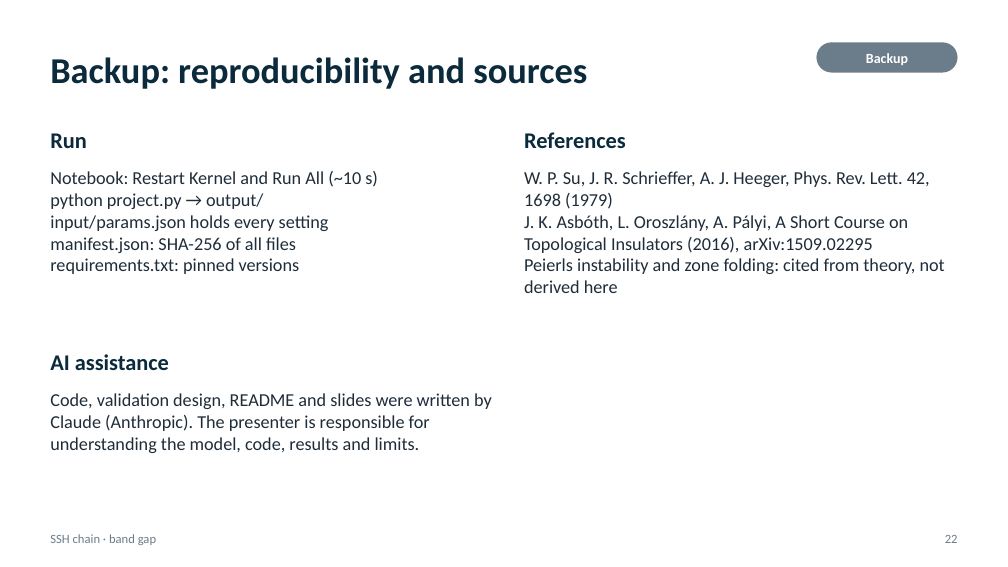
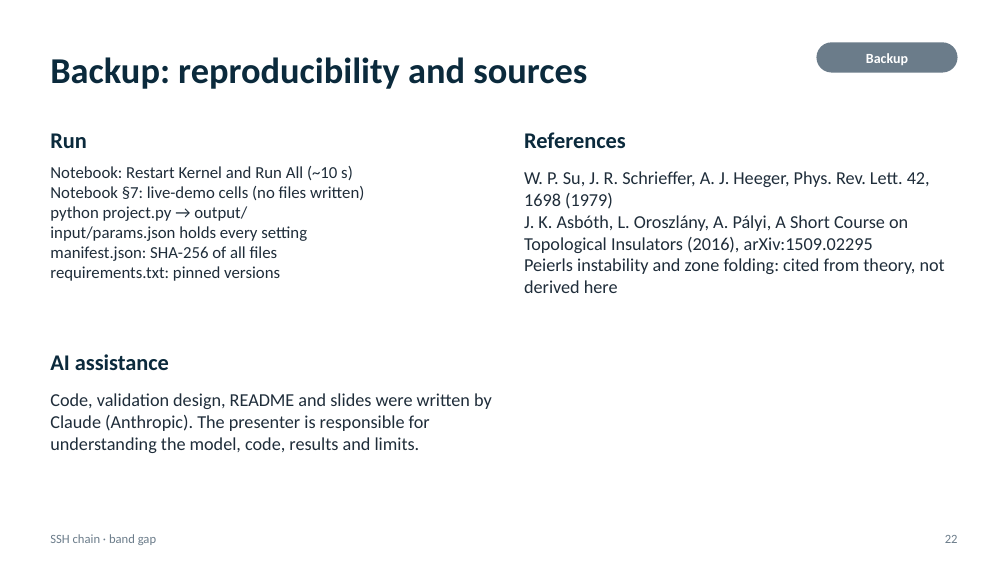
Before and after one commit to hyosan1423/computational-physics, a slide deck: slide 22 of midterm-tight-binding/slides/SSH_midterm_slides.pptx. Drawn at 1008x567 pixels with LibreOffice and Linux fonts; fonts in the diff are those of the drawing. Boxes give left, top, right and bottom in pixels: in the first picture for what was removed or moved away, otherwise in the second. Text is boxed around its words. In the diff, an @@ line names an element or a change of style, - is before the commit and + after.

```diff
--- a/midterm-tight-binding/slides/SSH_midterm_slides.pptx
+++ b/midterm-tight-binding/slides/SSH_midterm_slides.pptx
@@ text at <box>50,166,353,281</box>: size 13 to 12 pt in "Notebook: Restart Kernel and Run All (~10 ...", "python project.py → output/", "input/params.json holds every setting", "manifest.json: SHA-256 of all files" and 1 more places @@
@@ text at <box>50,186,364,200</box>: paragraph added @@
+Notebook §7: live-demo cells (no files written)
```
Also in this commit, not shown: 12 other slides changed, 19 other files.
